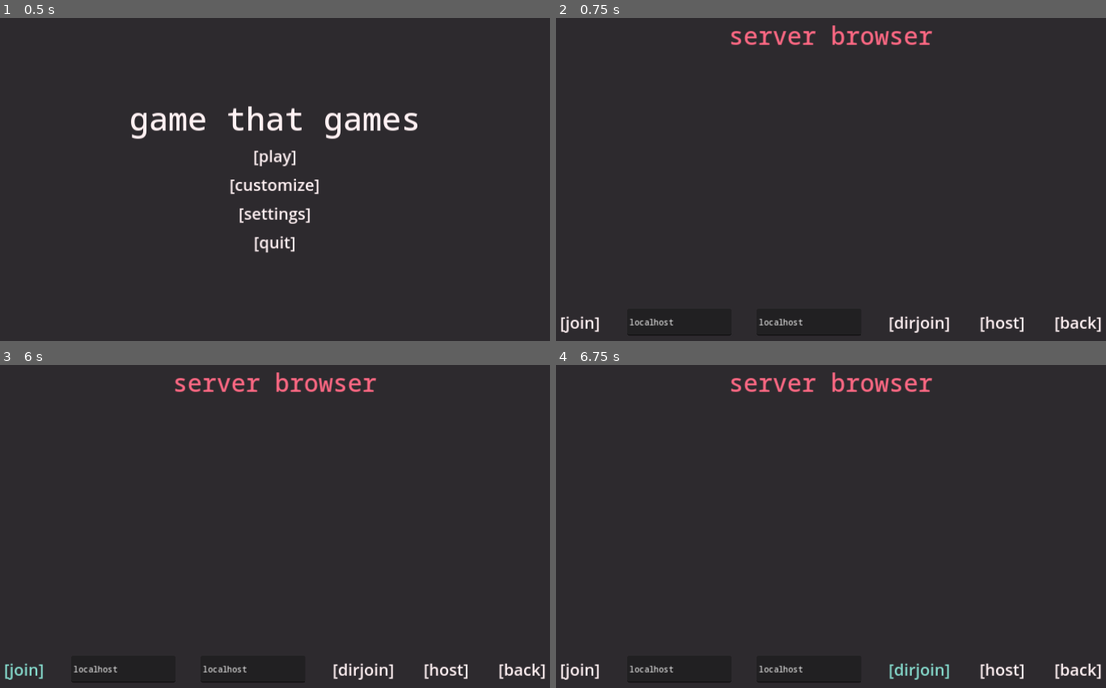
Above: before the commit, frames 1-4 (two rows, left to right).
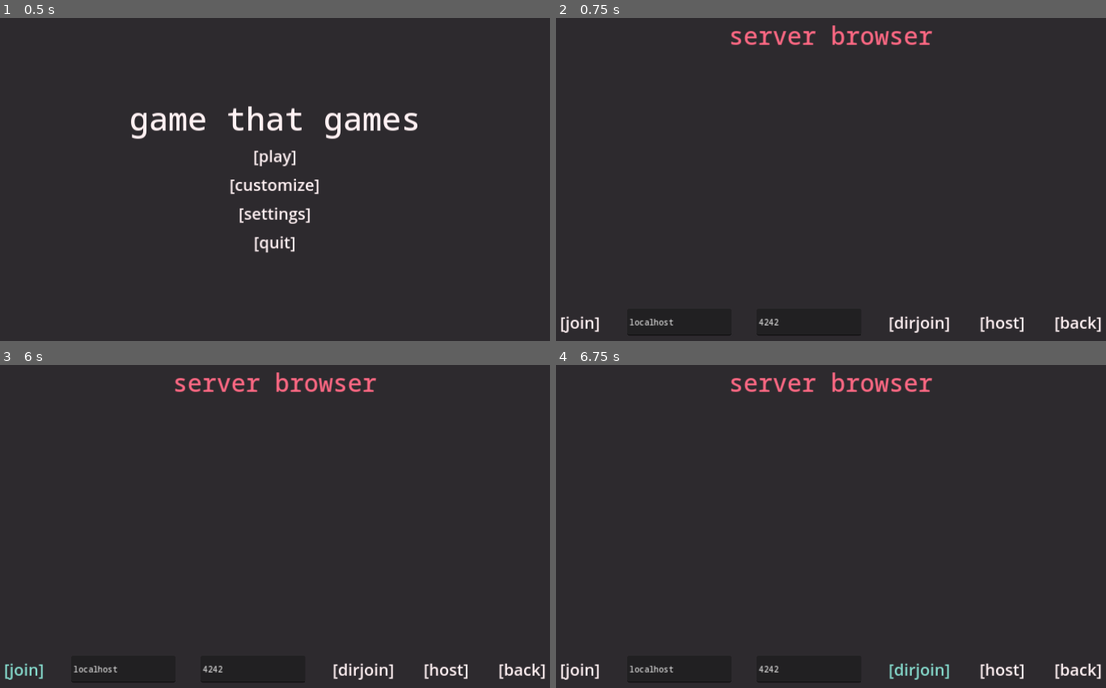
Above: after the commit, the same moments.

Repository: 4efk/new-mp-game
Game: Godot game, scene res://Menu/main_menu.tscn
Two runs of this game, one before a commit and one after it. Both use one fixed random seed, a clock stepped at 60 frames per second and the inputs below.
Inputs:
- Up to frame 1 (0.5 s): no input
- Up to frame 2 (0.75 s): click "[play]" at 0.5 s
- Up to frame 3 (6 s): click "[host]" at 1.25 s; click "[ready]" at 2 s; click "[ready]" at 2.75 s; click "[leave]" at 3.5 s; click "[back]" at 4.25 s; click "[play]" at 5 s; click "[join]" at 5.75 s
- Up to frame 4 (6.75 s): click "[dirjoin]" at 6.5 s

Frame 1 is identical in both runs. In frame 2, 0.1% of the frame differs, in the area x 36-45%, y 93-96%; in frame 3, 0.1%; in frame 4, 0.1%.

Commit message:
fixed the 2 alive 1 dead players bug

Diff:
--- a/src/Menu/main_menu.tscn
+++ b/src/Menu/main_menu.tscn
@@ -197,7 +197,7 @@
 layout_mode = 2
 size_flags_horizontal = 3
 theme_override_fonts/font = ExtResource("1_16r03")
-text = "localhost"
+text = "4242"
 
 [node name="DirectJoinButton" type="Button" parent="HostJoinBrowser/VBoxContainer/Buttons"]
 layout_mode = 2
--- a/src/Player/base_player.gd
+++ b/src/Player/base_player.gd
@@ -31,7 +31,6 @@
 
 func hit():
 	Networking.connected_players[int(str(name))]['alive'] = false
-	print(int(str(name)))
 	if multiplayer.is_server():
 		Networking.send_all_info_to_clients()
 	queue_free()
--- a/src/World/game.gd
+++ b/src/World/game.gd
@@ -49,9 +49,6 @@
 		if !Networking.connected_players[player]['alive']:
 			dead_players.append(player)
 	if len(players_with_move) + len(dead_players) == len(Networking.connected_players) and !currently_playing_moves and multiplayer.is_server():
-		print(players_with_move)
-		print()
-		print(dead_players)
 		Networking.act_all_clients_moves()
 		make_all_moves()
 	if currently_playing_moves and move_timer.is_stopped() and !bullets.get_child_count() and multiplayer.is_server():
@@ -67,15 +64,10 @@
 	move_timer.start()
 	current_round += 1
 	for player in Networking.connected_players:
-		print(multiplayer.get_unique_id())
-		print(Networking.connected_players)
-		print(player)
-		print('----')
-		if !Networking.connected_players[player]['alive']:
-			return
-		players.get_node(str(player)).call(PLAYER_MOVE_OPTIONS[Networking.connected_players[player]['move']])
-		Networking.connected_players[player]['move'] = null
-	print()
+		if Networking.connected_players[player]['alive']:
+			players.get_node(str(player)).call(PLAYER_MOVE_OPTIONS[Networking.connected_players[player]['move']])
+			Networking.connected_players[player]['move'] = null
+
 func moves_done():
 	currently_playing_moves = false
 	current_chosen_move = null
